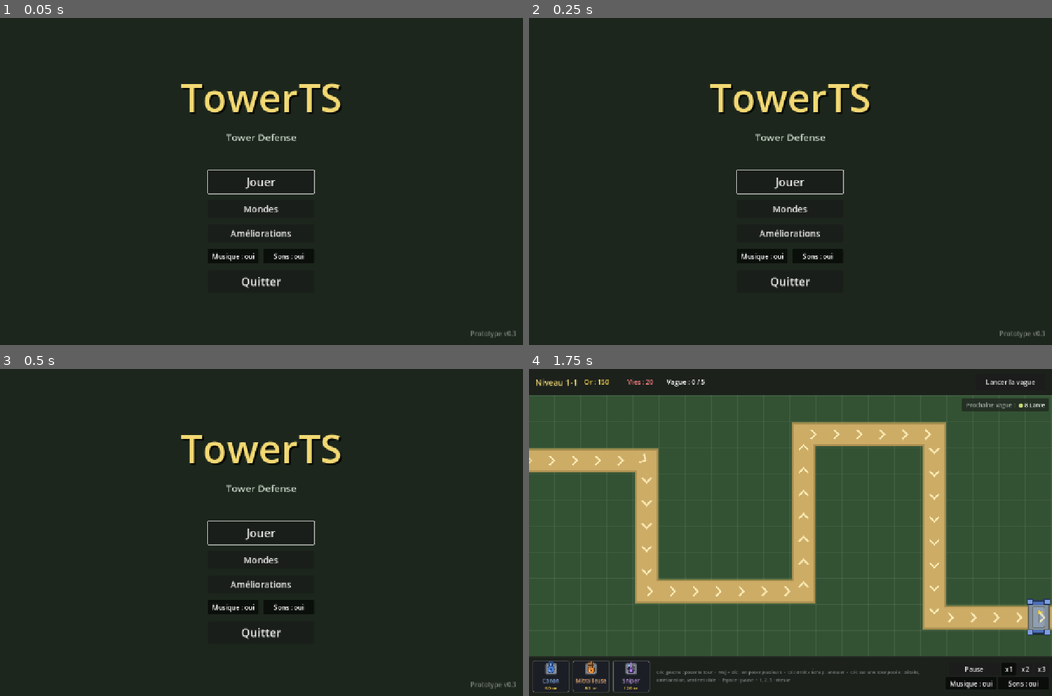
Above: before the commit, frames 1-4 (two rows, left to right).
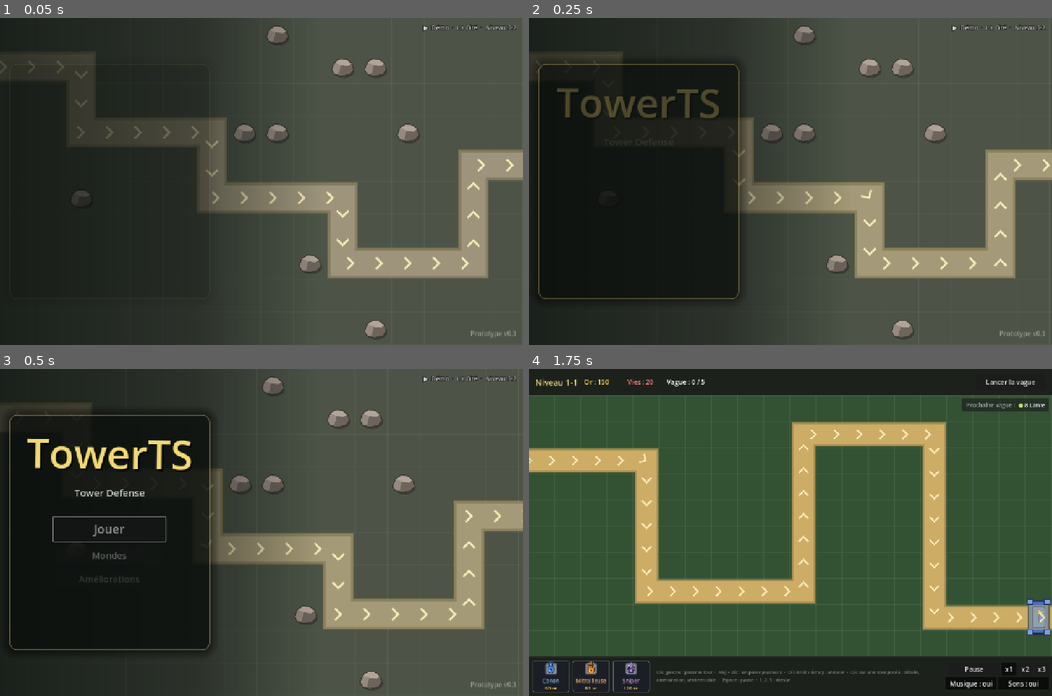
Above: after the commit, the same moments.

Repository: sam-fishermonger/TowerTS
Game: Godot game, scene res://scenes/ui/title_screen.tscn
Two runs of this game, one before a commit and one after it. Both use one fixed random seed, a clock stepped at 60 frames per second and the inputs below.
Inputs:
- Up to frame 1 (0.05 s): no input
- Up to frame 2 (0.25 s): no input
- Up to frame 3 (0.5 s): no input
- Up to frame 4 (1.75 s): click "Mondes" at 0.5 s; click "1-1 ☆☆☆" at 1.25 s

The runs differ from the first frame. In frame 1, 62% of the frame differs, in the area x 0-100%, y 0-100%; in frame 2, 59%; in frame 3, 60%; in frame 4, nothing differs.

Commit message:
Écran titre animé : une partie se joue toute seule derrière le menu
Un niveau de la campagne tiré au hasard tourne en fond (TitleDemo), avec des
tours posées et améliorées automatiquement et des vagues lancées dès que la
carte se vide ; un autre niveau prend la suite en fondu à la fin. La caméra
glisse le long de la carte. Le menu passe à gauche, sur un panneau
translucide : le titre respire, les lignes apparaissent en cascade et les
boutons grossissent au survol.

Level.is_demo coupe le HUD, les commandes, l'enregistrement et la pause de
fin ; Sound.effects_muted fait taire la démo sans toucher au réglage du joueur.

Co-Authored-By: Claude Opus 5.5 (1M context) <noreply@anthropic.com>
Claude-Session: https://claude.ai/code/session_01PxBd9GgKPm4NB8Gvf8z4xi

Diff:
--- a/scenes/ui/title_screen.tscn
+++ b/scenes/ui/title_screen.tscn
@@ -2,6 +2,34 @@
 
 [ext_resource type="Script" path="res://scripts/ui/title_screen.gd" id="1_title"]
 [ext_resource type="PackedScene" path="res://scenes/ui/audio_toggles.tscn" id="9_audio"]
+[ext_resource type="Script" path="res://scripts/ui/title_demo.gd" id="2_demo"]
+
+[sub_resource type="StyleBoxFlat" id="StyleBox_panel"]
+content_margin_left = 48.0
+content_margin_top = 28.0
+content_margin_right = 48.0
+content_margin_bottom = 32.0
+bg_color = Color(0.05, 0.07, 0.06, 0.6)
+border_width_left = 2
+border_width_top = 2
+border_width_right = 2
+border_width_bottom = 2
+border_color = Color(0.95, 0.85, 0.45, 0.35)
+corner_radius_top_left = 18
+corner_radius_top_right = 18
+corner_radius_bottom_right = 18
+corner_radius_bottom_left = 18
+shadow_color = Color(0, 0, 0, 0.45)
+shadow_size = 24
+
+[sub_resource type="Gradient" id="Gradient_shade"]
+offsets = PackedFloat32Array(0, 0.38, 0.62)
+colors = PackedColorArray(0.02, 0.04, 0.03, 0.7, 0.02, 0.04, 0.03, 0.45, 0.02, 0.04, 0.03, 0)
+
+[sub_resource type="GradientTexture2D" id="GradientTexture_shade"]
+gradient = SubResource("Gradient_shade")
+width = 256
+height = 4
 
 [node name="TitleScreen" type="Control"]
 layout_mode = 3
@@ -21,19 +49,47 @@
 grow_vertical = 2
 color = Color(0.11, 0.15, 0.11, 1)
 
+[node name="Demo" type="SubViewportContainer" parent="."]
+unique_name_in_owner = true
+layout_mode = 1
+anchors_preset = 15
+anchor_right = 1.0
+anchor_bottom = 1.0
+grow_horizontal = 2
+grow_vertical = 2
+script = ExtResource("2_demo")
+
+[node name="Shade" type="TextureRect" parent="."]
+layout_mode = 1
+anchors_preset = 15
+anchor_right = 1.0
+anchor_bottom = 1.0
+grow_horizontal = 2
+grow_vertical = 2
+mouse_filter = 2
+texture = SubResource("GradientTexture_shade")
+expand_mode = 1
+
 [node name="Center" type="CenterContainer" parent="."]
 layout_mode = 1
 anchors_preset = 15
-anchor_right = 1.0
-anchor_bottom = 1.0
-grow_horizontal = 2
-grow_vertical = 2
-
-[node name="Menu" type="VBoxContainer" parent="Center"]
-layout_mode = 2
-theme_override_constants/separation = 16
-
-[node name="Title" type="Label" parent="Center/Menu"]
+anchor_right = 0.42
+anchor_bottom = 1.0
+grow_horizontal = 2
+grow_vertical = 2
+
+[node name="Panel" type="PanelContainer" parent="Center"]
+unique_name_in_owner = true
+layout_mode = 2
+theme_override_styles/panel = SubResource("StyleBox_panel")
+
+[node name="Menu" type="VBoxContainer" parent="Center/Panel"]
+unique_name_in_owner = true
+layout_mode = 2
+theme_override_constants/separation = 14
+
+[node name="Title" type="Label" parent="Center/Panel/Menu"]
+unique_name_in_owner = true
 layout_mode = 2
 theme_override_colors/font_color = Color(0.95, 0.85, 0.45, 1)
 theme_override_colors/font_shadow_color = Color(0, 0, 0, 0.6)
@@ -43,18 +99,18 @@
 text = "TowerTS"
 horizontal_alignment = 1
 
-[node name="Subtitle" type="Label" parent="Center/Menu"]
+[node name="Subtitle" type="Label" parent="Center/Panel/Menu"]
 layout_mode = 2
 theme_override_colors/font_color = Color(0.8, 0.85, 0.8, 1)
 theme_override_font_sizes/font_size = 24
 text = "Tower Defense"
 horizontal_alignment = 1
 
-[node name="Spacer" type="Control" parent="Center/Menu"]
-custom_minimum_size = Vector2(0, 32)
-layout_mode = 2
-
-[node name="PlayButton" type="Button" parent="Center/Menu"]
+[node name="Spacer" type="Control" parent="Center/Panel/Menu"]
+custom_minimum_size = Vector2(0, 16)
+layout_mode = 2
+
+[node name="PlayButton" type="Button" parent="Center/Panel/Menu"]
 unique_name_in_owner = true
 custom_minimum_size = Vector2(260, 56)
 layout_mode = 2
@@ -62,7 +118,7 @@
 theme_override_font_sizes/font_size = 28
 text = "Jouer"
 
-[node name="WorldsButton" type="Button" parent="Center/Menu"]
+[node name="WorldsButton" type="Button" parent="Center/Panel/Menu"]
 unique_name_in_owner = true
 custom_minimum_size = Vector2(260, 44)
 layout_mode = 2
@@ -70,7 +126,7 @@
 theme_override_font_sizes/font_size = 22
 text = "Mondes"
 
-[node name="PerksButton" type="Button" parent="Center/Menu"]
+[node name="PerksButton" type="Button" parent="Center/Panel/Menu"]
 unique_name_in_owner = true
 custom_minimum_size = Vector2(260, 44)
 layout_mode = 2
@@ -79,18 +135,35 @@
 text = "Améliorations"
 
 
-[node name="AudioToggles" parent="Center/Menu" instance=ExtResource("9_audio")]
+[node name="AudioToggles" parent="Center/Panel/Menu" instance=ExtResource("9_audio")]
 unique_name_in_owner = true
 layout_mode = 2
 theme_override_constants/separation = 12
 
-[node name="QuitButton" type="Button" parent="Center/Menu"]
+[node name="QuitButton" type="Button" parent="Center/Panel/Menu"]
 unique_name_in_owner = true
 custom_minimum_size = Vector2(260, 56)
 layout_mode = 2
 size_flags_horizontal = 4
 theme_override_font_sizes/font_size = 28
 text = "Quitter"
+
+[node name="DemoLabel" type="Label" parent="."]
+unique_name_in_owner = true
+layout_mode = 1
+anchors_preset = 1
+anchor_left = 1.0
+anchor_right = 1.0
+offset_left = -616.0
+offset_top = 12.0
+offset_right = -16.0
+offset_bottom = 40.0
+grow_horizontal = 0
+theme_override_colors/font_color = Color(1, 1, 1, 0.75)
+theme_override_colors/font_outline_color = Color(0, 0, 0, 0.8)
+theme_override_constants/outline_size = 6
+theme_override_font_sizes/font_size = 15
+horizontal_alignment = 2
 
 [node name="Footer" type="Label" parent="."]
 layout_mode = 1
--- a/scripts/audio/sound.gd
+++ b/scripts/audio/sound.gd
@@ -29,6 +29,10 @@
 ## Un même son n'est pas rejoué avant ce délai (en secondes réelles) : une
 ## Mitrailleuse ou un Rayon ne saturent pas le mixage, même en x3.
 const MIN_REPEAT_DELAY := 0.06
+
+## Coupe les effets sonores (pas la musique) sans toucher au réglage du joueur :
+## la partie simulée derrière l'écran titre (TitleDemo) joue en silence.
+static var effects_muted := false
 
 var _voices: Array[AudioStreamPlayer] = []
 var _next_voice := 0
@@ -68,7 +72,7 @@
 ## Joue un son quelconque (par exemple celui d'une tour, défini dans ses données).
 static func play_stream(stream: AudioStream, volume_db := 0.0) -> void:
 	var player := get_player()
-	if player and stream and player._can_play():
+	if player and stream and not effects_muted and player._can_play():
 		player._play_stream(stream, volume_db)
 
 
--- a/scripts/levels/level.gd
+++ b/scripts/levels/level.gd
@@ -37,6 +37,9 @@
 ## ne sont pas mis en pause), mais pas lancer de vague.
 var is_paused := false
 var game_speed := 1.0
+## Partie jouée toute seule derrière l'écran titre (TitleDemo), à régler avant l'ajout
+## à l'arbre : pas de HUD ni de commandes, rien d'enregistré, et pas de pause à la fin.
+var is_demo := false
 
 var _wave_bonus_paid := -1
 ## Bonus de l'arbre des améliorations, lus au lancement : ils ne changent pas en cours de partie.
@@ -65,6 +68,10 @@
 	placer.selection_changed.connect(hud.set_selected_tower)
 	placer.inspection_changed.connect(hud.show_tower_details)
 	hud.setup(level_name, tower_types, game_speeds)
+	if is_demo:
+		hud.visible = false
+		hud.process_mode = Node.PROCESS_MODE_DISABLED
+		placer.process_mode = Node.PROCESS_MODE_DISABLED
 	hud.pause_toggled.connect(func() -> void: set_paused(not is_paused))
 	hud.game_speed_selected.connect(set_game_speed)
 	hud.tower_selected.connect(select_tower)
@@ -313,6 +320,9 @@
 	is_over = true
 	select_tower(null)
 	inspect_tower(null)
+	if is_demo:
+		game_over.emit(victory)
+		return
 	var stars := get_stars() if victory else 0
 	var new_record := victory and Progress.record_victory(scene_file_path, stars)
 	hud.show_end_screen(victory, victory and has_next_level(), stars, new_record,
--- /dev/null
+++ b/scripts/ui/title_demo.gd
@@ -0,0 +1,219 @@
+class_name TitleDemo
+extends SubViewportContainer
+## Partie qui se joue toute seule derrière l'écran titre : un niveau de la campagne
+## tiré au hasard, des tours posées et améliorées automatiquement, des vagues lancées
+## dès que la carte se vide. À la fin de la partie, un autre niveau prend la suite en
+## fondu. La caméra glisse lentement sur la carte. Pas de sons ni de commandes, et
+## rien n'est enregistré (voir Level.is_demo).
+
+## Émis à chaque nouveau niveau simulé.
+signal level_started(level: Level)
+
+const CAMPAIGN: Campaign = preload("res://resources/campaign.tres")
+const NO_CELL := Vector2i(-1, -1)
+## Délai entre deux décisions (achat, amélioration), en secondes de jeu.
+const THINK_INTERVAL := 0.5
+## Attente avant la première vague, pour laisser le temps de poser les premières tours.
+const FIRST_WAVE_DELAY := 2.5
+## Attente entre une carte vidée et la vague suivante.
+const WAVE_PAUSE := 1.5
+## Attente entre la fin de partie et le fondu vers le niveau suivant.
+const END_DELAY := 2.5
+const FADE_DURATION := 0.8
+## Zoom de la caméra : la carte (sous la barre du haut) remplit tout l'écran.
+const CAMERA_ZOOM := 1.25
+## Vitesse du va-et-vient de la caméra, en radians par seconde.
+const CAMERA_DRIFT_SPEED := 0.15
+## Les améliorations ne sont envisagées qu'à partir de ce nombre de tours posées.
+const MIN_TOWERS_BEFORE_UPGRADES := 4
+const UPGRADE_CHANCE := 0.35
+## La démo commence avec plus d'or qu'une vraie partie, pour que la carte se
+## remplisse vite de tours.
+const STARTING_GOLD_MULTIPLIER := 3
+## Écart entre deux points du chemin pris en compte pour placer les tours, en pixels.
+const PATH_SAMPLE_SPACING := 24.0
+
+## Niveau en cours de simulation.
+var level: Level
+
+var _viewport := SubViewport.new()
+var _camera := Camera2D.new()
+var _rng := RandomNumberGenerator.new()
+var _level_path := ""
+var _time := 0.0
+var _think_timer := 0.0
+var _wave_timer := 0.0
+var _end_timer := 0.0
+## Prochain achat prévu : une tour à poser, ou une tour posée à améliorer.
+var _planned_tower: TowerData
+var _planned_upgrade: Tower
+## Points des chemins ennemis, pour choisir les cases qui en couvrent le plus.
+var _path_points := PackedVector2Array()
+
+
+func _init() -> void:
+	stretch = true
+	mouse_filter = Control.MOUSE_FILTER_IGNORE
+	_viewport.gui_disable_input = true
+	_viewport.audio_listener_enable_2d = false
+	_camera.zoom = Vector2.ONE * CAMERA_ZOOM
+	_viewport.add_child(_camera)
+	add_child(_viewport)
+
+
+func _enter_tree() -> void:
+	Sound.effects_muted = true
+
+
+func _exit_tree() -> void:
+	Sound.effects_muted = false
+
+
+func _ready() -> void:
+	_rng.randomize()
+	start_level(_pick_level())
+
+
+## Lance la simulation du niveau donné, à la place du précédent.
+func start_level(path: String) -> void:
+	if level:
+		level.queue_free()
+		_viewport.remove_child(level)
+	_level_path = path
+	level = (load(path) as PackedScene).instantiate()
+	level.is_demo = true
+	level.starting_gold *= STARTING_GOLD_MULTIPLIER
+	_viewport.add_child(level)
+	_think_timer = 0.0
+	_wave_timer = 0.0
+	_end_timer = 0.0
+	_planned_tower = null
+	_planned_upgrade = null
+	_path_points = _sample_paths(level.map)
+	level_started.emit(level)
+
+
+func _process(delta: float) -> void:
+	_time += delta
+	_move_camera()
+	if level == null:
+		return
+	if level.is_over:
+		_end_timer += delta
+		if _end_timer >= END_DELAY and _end_timer - delta < END_DELAY:
+			_fade_to_next_level()
+		return
+	_think_timer += delta
+	if _think_timer >= THINK_INTERVAL:
+		_think_timer = 0.0
+		_think()
+	_launch_waves(delta)
+
+
+## La caméra va et vient le long de la carte (la partie visible fait 1280 / zoom de large).
+func _move_camera() -> void:
+	var screen := _viewport.get_visible_rect().size
+	var visible_size := screen / CAMERA_ZOOM
+	var drift := (screen.x - visible_size.x) / 2.0
+	var map_top := level.map.grid_origin.y if level else 0.0
+	_camera.position = Vector2(screen.x / 2.0 + sin(_time * CAMERA_DRIFT_SPEED) * drift,
+		map_top + visible_size.y / 2.0)
+
+
+func _fade_to_next_level() -> void:
+	var tween := create_tween()
+	tween.tween_property(self, "modulate:a", 0.0, FADE_DURATION)
+	tween.tween_callback(func() -> void: start_level(_pick_level()))
+	tween.tween_property(self, "modulate:a", 1.0, FADE_DURATION)
+
+
+## Un niveau de la campagne au hasard, différent du précédent.
+func _pick_level() -> String:
+	var levels := CAMPAIGN.levels
+	levels.erase(_level_path)
+	return levels[_rng.randi() % levels.size()]
+
+
+# --- Joueur automatique -------------------------------------------------------
+
+## Décide d'un achat (poser une tour ou en améliorer une), puis l'effectue dès que
+## l'or le permet.
+func _think() -> void:
+	# Une tour vendue ou déjà au niveau maximum n'est plus à améliorer.
+	if not is_instance_valid(_planned_upgrade) or not _planned_upgrade.is_alive \
+			or not _planned_upgrade.can_upgrade():
+		_planned_upgrade = null
+	if _planned_tower == null and _planned_upgrade == null:
+		_plan_next_purchase()
+	if _planned_upgrade:
+		if level.upgrade_tower(_planned_upgrade):
+			_planned_upgrade = null
+	elif _planned_tower and level.gold >= _planned_tower.get_cost():
+		var cell := _best_cell(_planned_tower)
+		if cell != NO_CELL:
+			level.place_tower(cell, _planned_tower)
+		_planned_tower = null
+
+
+func _plan_next_purchase() -> void:
+	var placed: Array[Tower] = []
+	var upgradable: Array[Tower] = []
+	for tower: Tower in level.towers.get_children():
+		if tower.is_alive:
+			placed.append(tower)
+			if tower.can_upgrade():
+				upgradable.append(tower)
+	if placed.size() >= MIN_TOWERS_BEFORE_UPGRADES and not upgradable.is_empty() \
+			and _rng.randf() < UPGRADE_CHANCE:
+		_planned_upgrade = upgradable[_rng.randi() % upgradable.size()]
+	elif not level.tower_types.is_empty():
+		_planned_tower = level.tower_types[_rng.randi() % level.tower_types.size()]
+
+
+## Case libre d'où la tour couvre le plus de chemin (un peu de hasard pour varier
+## les parties), ou NO_CELL si aucune ne touche le chemin.
+func _best_cell(data: TowerData) -> Vector2i:
+	var map := level.map
+	var range_squared := data.attack_range * data.attack_range
+	var best := NO_CELL
+	var best_score := 0.0
+	for x in map.columns:
+		for y in map.rows:
+			var cell := Vector2i(x, y)
+			if not map.is_cell_buildable(cell):
+				continue
+			var center := map.cell_to_world(cell)
+			var covered := 0
+			for point in _path_points:
+				if center.distance_squared_to(point) <= range_squared:
+					covered += 1
+			var score := covered * _rng.randf_range(0.75, 1.0)
+			if score > best_score:
+				best_score = score
+				best = cell
+	return best
+
+
+## Lance la première vague après un court délai, puis chaque vague une fois la carte vidée.
+func _launch_waves(delta: float) -> void:
+	if not level.can_start_next_wave():
+		_wave_timer = 0.0
+		return
+	var first_wave := level.spawner.current_wave < 0
+	if not first_wave and not get_tree().get_nodes_in_group(Enemy.GROUP).is_empty():
+		_wave_timer = 0.0
+		return
+	_wave_timer += delta
+	if _wave_timer >= (FIRST_WAVE_DELAY if first_wave else WAVE_PAUSE):
+		level.start_next_wave()
+
+
+static func _sample_paths(map: GameMap) -> PackedVector2Array:
+	var points := PackedVector2Array()
+	for path in map.paths:
+		var length := path.curve.get_baked_length()
+		var offset := 0.0
+		while offset <= length:
+			points.append(path.to_global(path.curve.sample_baked(offset)))
+			offset += PATH_SAMPLE_SPACING
+	return points
--- a/scripts/ui/title_screen.gd
+++ b/scripts/ui/title_screen.gd
@@ -1,11 +1,20 @@
 extends Control
 ## Écran titre : reprend la campagne, ouvre la sélection des mondes et des niveaux,
-## ouvre l'arbre des améliorations, ou quitte le jeu.
+## ouvre l'arbre des améliorations, ou quitte le jeu. Derrière le menu, une partie se
+## joue toute seule (TitleDemo) ; le titre respire et les boutons réagissent au survol.
 
 const PERK_TREE_SCREEN := "res://scenes/ui/perk_tree_screen.tscn"
 const WORLD_SELECT_SCREEN := "res://scenes/ui/world_select_screen.tscn"
 
 const CAMPAIGN: Campaign = preload("res://resources/campaign.tres")
+## Agrandissement d'un bouton survolé ou qui a le focus.
+const BUTTON_HOVER_SCALE := 1.06
+const BUTTON_HOVER_DURATION := 0.12
+## Apparition du menu : le panneau, puis les boutons l'un après l'autre.
+const INTRO_DURATION := 0.5
+const INTRO_STAGGER := 0.06
+
+var _time := 0.0
 
 @onready var play_button: Button = %PlayButton
 @onready var perks_button: Button = %PerksButton
@@ -13,6 +22,12 @@
 @onready var quit_button: Button = %QuitButton
 @onready var reset_button: Button = %ResetButton
 @onready var reset_dialog: ConfirmationDialog = %ResetDialog
+@onready var title: Label = %Title
+@onready var panel: PanelContainer = %Panel
+@onready var menu: VBoxContainer = %Menu
+@onready var demo: TitleDemo = %Demo
+## Niveau joué en fond.
+@onready var demo_label: Label = %DemoLabel
 
 
 func _ready() -> void:
@@ -26,7 +41,21 @@
 	reset_dialog.confirmed.connect(_on_reset_confirmed)
 	_refresh()
 	Sound.play_music()
+	demo.level_started.connect(_on_demo_level_started)
+	if demo.level:
+		_on_demo_level_started(demo.level)
+	for button in [play_button, worlds_button, perks_button, quit_button]:
+		_add_hover_effect(button)
+	_play_intro()
 	play_button.grab_focus()
+
+
+func _process(delta: float) -> void:
+	_time += delta
+	# Le titre respire doucement et se balance un peu.
+	title.pivot_offset = title.size / 2.0
+	title.scale = Vector2.ONE * (1.0 + 0.035 * sin(_time * 2.2))
+	title.rotation = 0.025 * sin(_time * 1.1)
 
 
 func open_level(path: String) -> void:
@@ -46,6 +75,41 @@
 	reset_button.visible = any_won
 
 
+## Le panneau grandit en apparaissant, puis les lignes du menu s'affichent en cascade.
+func _play_intro() -> void:
+	panel.pivot_offset = panel.size / 2.0
+	panel.scale = Vector2.ONE * 0.9
+	panel.modulate.a = 0.0
+	var tween := create_tween().set_parallel()
+	tween.tween_property(panel, "scale", Vector2.ONE, INTRO_DURATION) \
+		.set_trans(Tween.TRANS_BACK).set_ease(Tween.EASE_OUT)
+	tween.tween_property(panel, "modulate:a", 1.0, INTRO_DURATION * 0.6)
+	var rows := menu.get_children()
+	for i in rows.size():
+		var row := rows[i] as CanvasItem
+		row.modulate.a = 0.0
+		tween.tween_property(row, "modulate:a", 1.0, INTRO_DURATION * 0.6) \
+			.set_delay(INTRO_DURATION * 0.3 + i * INTRO_STAGGER)
+
+
+## Le bouton grossit un peu quand la souris le survole ou qu'il a le focus (clavier, manette).
+func _add_hover_effect(button: Button) -> void:
+	var grow := func(target_scale: float) -> void:
+		button.pivot_offset = button.size / 2.0
+		button.create_tween().tween_property(button, "scale", Vector2.ONE * target_scale,
+			BUTTON_HOVER_DURATION).set_trans(Tween.TRANS_QUAD).set_ease(Tween.EASE_OUT)
+	button.mouse_entered.connect(grow.bind(BUTTON_HOVER_SCALE))
+	button.focus_entered.connect(grow.bind(BUTTON_HOVER_SCALE))
+	button.mouse_exited.connect(func() -> void: grow.call(BUTTON_HOVER_SCALE if button.has_focus() else 1.0))
+	button.focus_exited.connect(grow.bind(1.0))
+
+
+func _on_demo_level_started(level: Level) -> void:
+	var world := CAMPAIGN.world_index_of(level.scene_file_path)
+	var world_name := CAMPAIGN.worlds[world].display_name if world >= 0 else ""
+	demo_label.text = "▶  Démo  ·  %s  ·  %s" % [world_name, level.level_name]
+
+
 func _on_reset_confirmed() -> void:
 	Progress.reset_campaign()
 	_refresh()
--- a/tests/run_tests.gd
+++ b/tests/run_tests.gd
@@ -72,6 +72,7 @@
 	await _test_pulse_tower()
 	await _test_lives_lost_feedback()
 	await _test_pause_and_game_speed()
+	await _test_shop_hotkeys()
 	await _test_fire_rate_independent_of_speed()
 	await _test_wave_bonus_when_waves_overlap()
 	await _test_wave_preview_and_early_call()
@@ -198,6 +199,7 @@
 	_check(title.get_node("%PlayButton").text == "Jouer" and not title.get_node("%ResetButton").visible,
 		"pas de progression à reprendre ni à effacer")
 	await _free(title)
+	await _test_title_demo()
 	var screen := await _spawn_world_select()
 	_check(screen.get_node("%Worlds").get_child_count() == 3, "une carte par monde")
 	var first: Button = screen.get_level_button(LEVEL_01.resource_path)
@@ -208,6 +210,43 @@
 		and screen.get_card(1).find_child("LockedHint", true, false) != null, "La Fonderie est verrouillée")
 	_check(screen.get_card(0).find_child("LockedHint", true, false) == null, "La Ruche est ouverte")
 	await _free(screen)
+
+
+## La partie simulée derrière l'écran titre se joue toute seule, en silence, sans
+## rien enregistrer ni mettre le jeu en pause à la fin.
+func _test_title_demo() -> void:
+	var title := TITLE_SCREEN.instantiate()
+	root.add_child(title)
+	await process_frame
+	var demo: TitleDemo = title.get_node("%Demo")
+	var level := demo.level
+	_check(level != null and level.is_demo and not level.hud.visible, "un niveau tourne derrière le menu, sans HUD")
+	_check(not title.get_node("%DemoLabel").text.is_empty(), "le niveau simulé est affiché")
+	_check(Sound.effects_muted, "la démo ne joue pas de sons")
+	var elapsed := 0.0
+	while elapsed < 10.0:
+		elapsed += await _step()
+	_check(level.towers.get_child_count() >= 3, "la démo pose des tours (%d)" % level.towers.get_child_count())
+	_check(level.spawner.current_wave == 0, "la démo lance la première vague")
+	# Carte vidée d'un coup : la vague suivante part peu après.
+	while level.spawner.is_spawning:
+		elapsed += await _step()
+	for enemy in get_nodes_in_group(Enemy.GROUP):
+		enemy.queue_free()
+	elapsed = 0.0
+	while elapsed < 3.0:
+		elapsed += await _step()
+	_check(level.spawner.current_wave == 1, "la démo lance la vague suivante une fois la carte vidée")
+	level._end_game(true)
+	await process_frame
+	_check(not paused and Perks.get_earned_stars() == 0, "la fin de la démo ne met pas en pause et n'enregistre rien")
+	var finished_path := level.scene_file_path
+	elapsed = 0.0
+	while demo.level == level and elapsed < 20.0:
+		elapsed += await _step()
+	_check(demo.level != level and demo.level.scene_file_path != finished_path, "un autre niveau prend la suite")
+	await _free(title)
+	_check(not Sound.effects_muted, "les sons reviennent en quittant l'écran titre")
 
 
 func _spawn_world_select() -> Control:
@@ -872,19 +911,12 @@
 	_check(hud.speed_buttons.get_child(2).button_pressed and not hud.speed_buttons.get_child(0).button_pressed,
 		"le bouton x3 est enfoncé")
 	var key := InputEventKey.new()
-	key.physical_keycode = KEY_2
+	key.physical_keycode = KEY_V
 	key.pressed = true
 	hud._unhandled_key_input(key)
-	_check(Engine.time_scale == 2.0, "la touche 2 passe en x2")
-	# En AZERTY, la touche 1 sans Maj donne « & » : c'est sa position qui compte.
-	key.keycode = KEY_AMPERSAND
-	key.physical_keycode = KEY_1
+	_check(Engine.time_scale == 1.0, "V après x3 revient en x1")
 	hud._unhandled_key_input(key)
-	_check(Engine.time_scale == 1.0, "la touche 1 passe en x1 en AZERTY")
-	key.keycode = KEY_NONE
-	key.physical_keycode = KEY_KP_2
-	hud._unhandled_key_input(key)
-	_check(Engine.time_scale == 2.0, "le 2 du pavé numérique passe en x2")
+	_check(Engine.time_scale == 2.0 and hud.speed_buttons.get_child(1).button_pressed, "V passe à la vitesse suivante")
 
 	level.start_next_wave()
 	for i in 30:
@@ -925,6 +957,44 @@
 	level = await _spawn_level(LEVEL_01)
 	_check(Engine.time_scale == 1.0, "un nouveau niveau repart en x1")
 	await _free(level)
+
+
+## Les touches 1 à 9 puis 0 choisissent les tours de la barre d'achat, dans l'ordre.
+func _test_shop_hotkeys() -> void:
+	print("Touches de la barre d'achat")
+	var level := await _spawn_level(LEVEL_01)
+	var hud := level.hud
+	level.gold = 10000
+	var slots := hud.tower_shop.get_children()
+	_check((slots[0] as TowerShopButton).hotkey == "1" and (slots[1] as TowerShopButton).hotkey == "2",
+		"le chiffre de la touche est affiché sur la case")
+	var key := InputEventKey.new()
+	key.pressed = true
+	# En AZERTY, la touche 3 sans Maj donne « " » : c'est sa position qui compte.
+	key.keycode = KEY_QUOTEDBL
+	key.physical_keycode = KEY_3
+	hud._unhandled_key_input(key)
+	_check(level.placer.selected_tower == level.tower_types[2] and (slots[2] as Button).button_pressed,
+		"la touche 3 choisit la troisième tour, même en AZERTY")
+	await _click(level, level.map.cell_to_world(Vector2i(2, 4)))
+	_check(level.map.get_occupant(Vector2i(2, 4)) is Tower, "un clic pose la tour choisie au clavier")
+	key.keycode = KEY_NONE
+	key.physical_keycode = KEY_KP_1
+	hud._unhandled_key_input(key)
+	_check(level.placer.selected_tower == level.tower_types[0], "le 1 du pavé numérique choisit la première tour")
+	hud._unhandled_key_input(key)
+	_check(level.placer.selected_tower == null and not (slots[0] as Button).button_pressed,
+		"la même touche repose la tour")
+	key.physical_keycode = KEY_0
+	hud._unhandled_key_input(key)
+	_check(level.placer.selected_tower == null, "une touche sans case ne fait rien")
+	level.gold = 0
+	key.physical_keycode = KEY_1
+	hud._unhandled_key_input(key)
+	_check(level.placer.selected_tower == null, "pas de tour trop chère choisie au clavier")
+	await _free(level)
+	_check(TowerShop.slot_for_key(KEY_0) == 9 and TowerShop.slot_for_key(KEY_KP_0) == 9
+		and TowerShop.slot_for_key(KEY_A) == -1, "0 choisit la dixième case")
 
 
 ## Nombre de coups reçus par un ennemi immobile pendant `game_seconds` secondes de jeu.
Not shown, added: scripts/ui/title_demo.gd.uid
